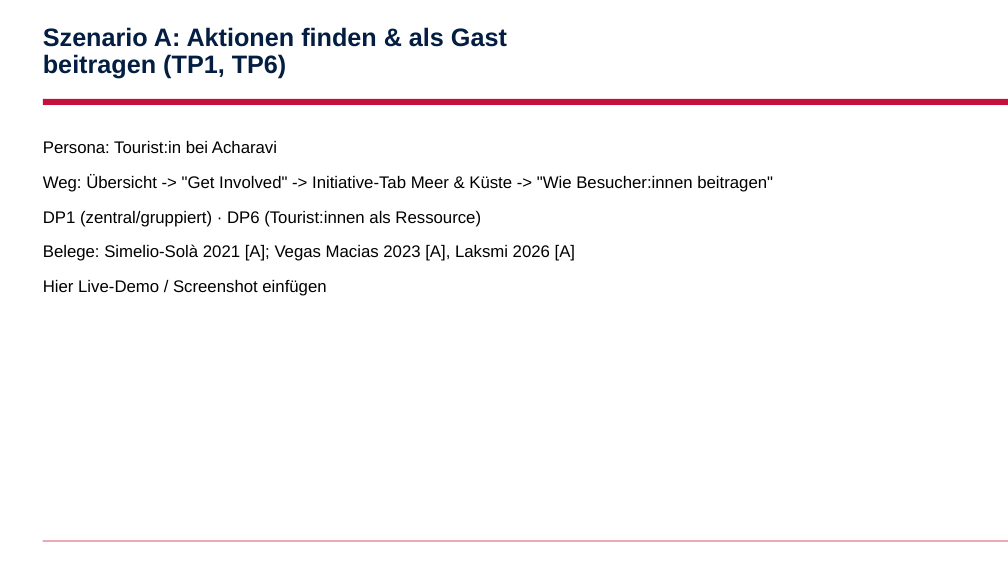
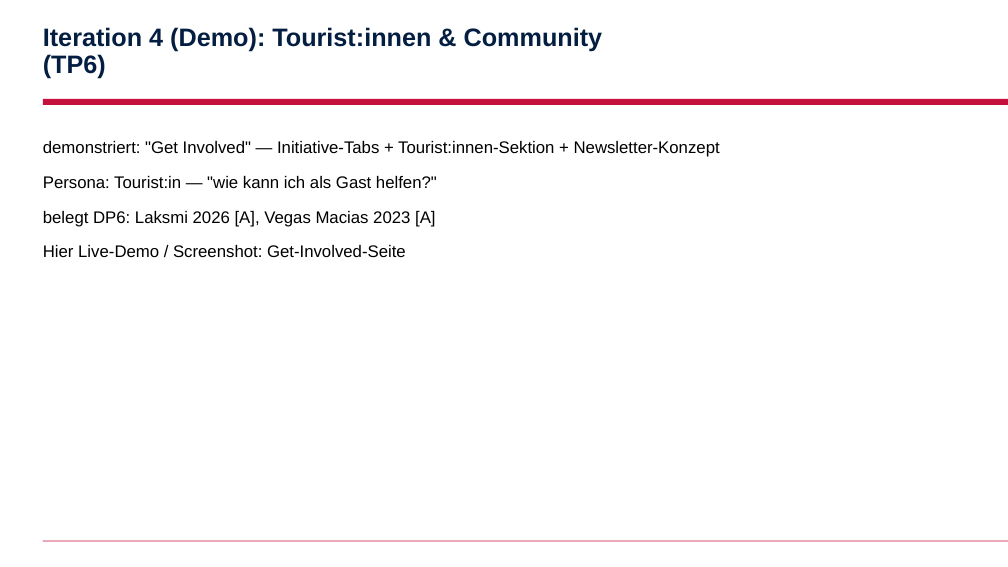
Before and after one commit to AnshulAgrawal7/zoe-sustainability-platform, a slide deck: slide 7 of docs/slides/anshul.pptx (slide 5 before the commit). Drawn at 1008x567 pixels with LibreOffice and Linux fonts; fonts in the diff are those of the drawing; background and template pictures are left out. Boxes give left, top, right and bottom in pixels: in the first picture for what was removed or moved away, otherwise in the second. Text is boxed around its words. In the diff, an @@ line names an element or a change of style, - is before the commit and + after.

```diff
--- a/docs/slides/anshul.pptx
+++ b/docs/slides/anshul.pptx
@@ title at box(43, 27, 603, 79): text changed @@
-Szenario A: Aktionen finden & als Gast beitragen (TP1, TP6)
+Iteration 4 (Demo): Tourist:innen & Community (TP6)
@@ text at box(43, 141, 720, 257): text changed @@
-Persona: Tourist:in bei Acharavi
-Weg: Übersicht -> "Get Involved" -> Initiative-Tab Meer & Küste -> "Wie Besucher:innen beitragen"
-DP1 (zentral/gruppiert) · DP6 (Tourist:innen als Ressource)
-Belege: Simelio-Solà 2021 [A]; Vegas Macias 2023 [A], Laksmi 2026 [A]
-Hier Live-Demo / Screenshot einfügen
+demonstriert: "Get Involved" — Initiative-Tabs + Tourist:innen-Sektion + Newsletter-Konzept
+Persona: Tourist:in — "wie kann ich als Gast helfen?"
+belegt DP6: Laksmi 2026 [A], Vegas Macias 2023 [A]
+Hier Live-Demo / Screenshot: Get-Involved-Seite
```
Also in this commit, not shown: 5 other slides changed, 2 slides added, 2 slides removed, 8 other files.
